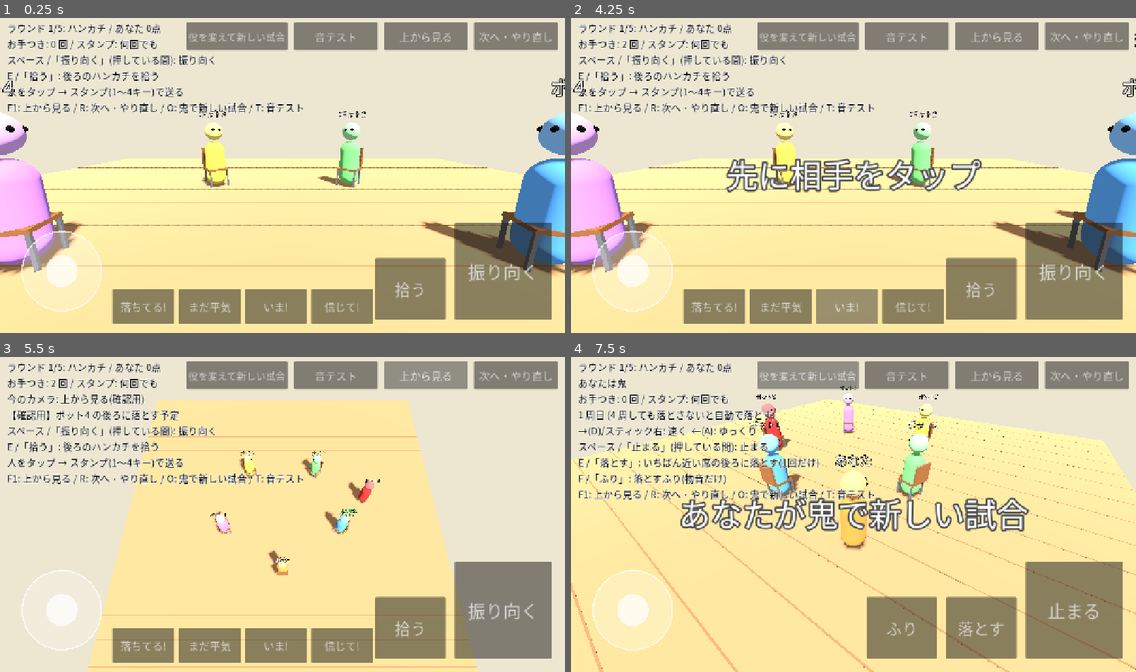
Above: before the commit, frames 1-4 (two rows, left to right).
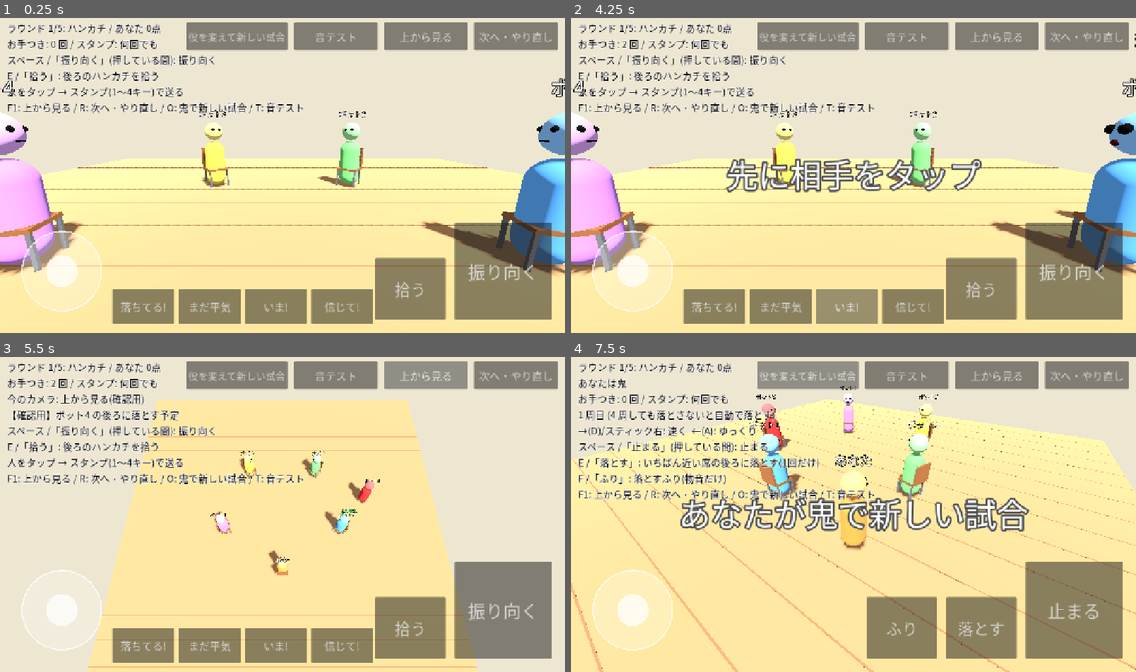
Above: after the commit, the same moments.

Repository: LisaYuumi/ushiro-micha-dame
Game: Godot game, scene res://scenes/main.tscn
The game is run twice, just before and just after one commit, with the same random seed, the same clock (stepped at 60 frames per second) and the same inputs.
Inputs:
- Up to frame 1 (0.25 s): no input
- Up to frame 2 (4.25 s): click "振り向く" at 0.5 s; click "拾う" at 1.25 s; click "落ちてる!" at 2 s; click "まだ平気" at 2.75 s; click "いま!" at 3.5 s
- Up to frame 3 (5.5 s): click "信じて!" at 4.25 s; click "上から見る" at 5 s
- Up to frame 4 (7.5 s): click "次へ・やり直し" at 5.75 s; click "音テスト" at 6.5 s; click "役を変えて新しい試合" at 7.25 s

The runs differ from the first frame. In frame 1, less than 0.1% of the frame differs, in the area x 2-98%, y 38-40%; in frame 2, 0.1%, in the area x 2-100%, y 33-68%; in frame 3, less than 0.1%; in frame 4, less than 0.1%.

Commit message:
Character expressions and exaggerated movement
- CharacterModel: dot eyes and line mouth with normal, surprised (looking
  back / stamp received), oops (お手つき, with sweat), panic (chasing or
  fleeing), win and lose faces
- Hop when turning around or picking up, lean forward and bob while
  running, slump after losing
- Expressions are derived from GameState in the view only

Co-Authored-By: Claude Opus 5.5 <noreply@anthropic.com>
Claude-Session: https://claude.ai/code/session_018gGhz8RHTqLMKymXrJnaB4

Diff:
--- /dev/null
+++ b/scripts/view/character_model.gd
@@ -0,0 +1,186 @@
+class_name CharacterModel
+extends Node3D
+## 仮のキャラクター: カプセルの体+球の頭+点の目と線の口。正面は -Z。
+## 表情(set_expression)と、大げさな動き(跳ねる・前のめり・しょんぼり)を見た目だけで出す。
+## 状態(GameState)は持たない。WorldView が毎フレーム表情を決めて渡す。
+
+const NORMAL := "normal"       # ふだん: 点の目・まっすぐな口
+const SURPRISED := "surprised" # 振り向いた/スタンプが届いた: 丸い大きな目・「o」の口
+const OOPS := "oops"           # お手つき: 汗・「へ」の口
+const PANIC := "panic"         # 追いかける/逃げる: 細い目・汗・「o」の口・前のめり
+const WIN := "win"             # 勝ち: にっこり(「^」の目・U の口)
+const LOSE := "lose"           # 負け: しょんぼり(下がった目・への字の口・うなだれる)
+
+const HEAD_Y := 1.42
+const FACE_Z := -0.205
+
+var _pivot: Node3D
+var _eyes: Array[MeshInstance3D] = []
+var _happy_eyes: Array[Node3D] = []
+var _mouth_flat: MeshInstance3D
+var _mouth_o: MeshInstance3D
+var _mouth_smile: Node3D
+var _mouth_frown: Node3D
+var _sweat: MeshInstance3D
+var _expression := ""
+var _hop := 0.0
+var _lean := 0.0
+var _slump := 0.0
+var _time := 0.0
+
+
+func build(color: Color, display_name: String, font: Font) -> void:
+	_pivot = Node3D.new()
+	add_child(_pivot)
+
+	var body_mesh := CapsuleMesh.new()
+	body_mesh.radius = 0.25
+	body_mesh.height = 1.15
+	var body := _mesh(body_mesh, color)
+	body.position = Vector3(0, 0.6, 0)
+	_pivot.add_child(body)
+
+	var head_mesh := SphereMesh.new()
+	head_mesh.radius = 0.22
+	head_mesh.height = 0.44
+	var head := _mesh(head_mesh, color.lightened(0.25))
+	head.position = Vector3(0, HEAD_Y, 0)
+	_pivot.add_child(head)
+
+	# 点の目
+	for x in [-0.08, 0.08]:
+		var eye_mesh := SphereMesh.new()
+		eye_mesh.radius = 0.03
+		eye_mesh.height = 0.06
+		var eye := _mesh(eye_mesh, Color.BLACK)
+		eye.position = Vector3(x, HEAD_Y + 0.04, FACE_Z + 0.005)
+		_pivot.add_child(eye)
+		_eyes.append(eye)
+		# にっこりの「^」の目
+		var happy := _bent_line(Vector3(x, HEAD_Y + 0.045, FACE_Z), 0.05, 0.4)
+		_pivot.add_child(happy)
+		_happy_eyes.append(happy)
+
+	# 口のいろいろ
+	_mouth_flat = _box(Vector3(0.1, 0.016, 0.01), Vector3(0, HEAD_Y - 0.08, FACE_Z))
+	_pivot.add_child(_mouth_flat)
+	var o_mesh := SphereMesh.new()
+	o_mesh.radius = 0.035
+	o_mesh.height = 0.07
+	_mouth_o = _mesh(o_mesh, Color(0.25, 0.05, 0.05))
+	_mouth_o.position = Vector3(0, HEAD_Y - 0.09, FACE_Z + 0.01)
+	_pivot.add_child(_mouth_o)
+	_mouth_smile = _bent_line(Vector3(0, HEAD_Y - 0.09, FACE_Z), 0.06, -0.5)
+	_pivot.add_child(_mouth_smile)
+	_mouth_frown = _bent_line(Vector3(0, HEAD_Y - 0.1, FACE_Z), 0.06, 0.5)
+	_pivot.add_child(_mouth_frown)
+
+	# 汗(水色のしずく)
+	var sweat_mesh := SphereMesh.new()
+	sweat_mesh.radius = 0.04
+	sweat_mesh.height = 0.11
+	_sweat = _mesh(sweat_mesh, Color(0.45, 0.75, 1.0))
+	_sweat.position = Vector3(0.2, HEAD_Y + 0.1, -0.08)
+	_pivot.add_child(_sweat)
+
+	var label := Label3D.new()
+	label.text = display_name
+	label.billboard = BaseMaterial3D.BILLBOARD_ENABLED
+	label.font_size = 48
+	label.pixel_size = 0.004
+	label.outline_size = 8
+	label.position = Vector3(0, 1.85, 0)
+	label.font = font
+	add_child(label)
+
+	set_expression(NORMAL)
+
+
+## 自分のカメラから隠すときなどに、すべての見た目のレイヤーをまとめて変える
+func set_layers(layer_bits: int) -> void:
+	_set_layers_rec(self, layer_bits)
+
+
+func set_expression(expr: String) -> void:
+	if expr == _expression:
+		return
+	_expression = expr
+	var happy := expr == WIN
+	for e in _eyes:
+		e.visible = not happy
+	for h in _happy_eyes:
+		h.visible = happy
+	_mouth_flat.visible = expr == NORMAL
+	_mouth_o.visible = expr == SURPRISED or expr == PANIC
+	_mouth_smile.visible = expr == WIN
+	_mouth_frown.visible = expr == OOPS or expr == LOSE
+	_sweat.visible = expr == OOPS or expr == PANIC
+	var eye_scale := Vector3.ONE
+	match expr:
+		SURPRISED:
+			eye_scale = Vector3(1.7, 1.7, 1.7)
+		PANIC:
+			eye_scale = Vector3(1.3, 0.45, 1.0)
+		LOSE:
+			eye_scale = Vector3(1.2, 0.5, 1.0)
+	for e in _eyes:
+		e.scale = eye_scale
+
+
+## 振り向いたときなどに、ピョンと跳ねる
+func hop() -> void:
+	_hop = 1.0
+
+
+## 毎フレームの動き。running: 走っている(前のめり)
+func animate(delta: float, running: bool) -> void:
+	_time += delta
+	_hop = maxf(_hop - delta * 4.0, 0.0)
+	_lean = move_toward(_lean, 1.0 if running else 0.0, delta * 5.0)
+	_slump = move_toward(_slump, 1.0 if _expression == LOSE else 0.0, delta * 3.0)
+	var hop_y := sin(_hop * PI) * 0.18
+	# 走るときは前(-Z)に傾けて小刻みに揺らす。負けたらうなだれる
+	var bob := sin(_time * 18.0) * 0.04 * _lean
+	_pivot.position = Vector3(0, hop_y + bob, 0)
+	_pivot.rotation.x = -0.35 * _lean - 0.25 * _slump
+	_pivot.scale = Vector3(1.0, 1.0 - 0.08 * _slump, 1.0)
+	# 汗はぷるぷる揺れる
+	if _sweat.visible:
+		_sweat.position.y = HEAD_Y + 0.1 + sin(_time * 10.0) * 0.015
+
+
+# --- 部品づくり ---
+
+## 「^」や「U」のような折れ線(2本の棒)。bend > 0 で山形、< 0 で谷形
+func _bent_line(center: Vector3, width: float, bend: float) -> Node3D:
+	var n := Node3D.new()
+	n.position = center
+	for side in [-1.0, 1.0]:
+		var bar := _box(Vector3(width * 0.6, 0.016, 0.01), Vector3(side * width * 0.27, 0, 0))
+		bar.rotation.z = -side * bend
+		n.add_child(bar)
+	return n
+
+
+func _box(size: Vector3, pos: Vector3) -> MeshInstance3D:
+	var m := BoxMesh.new()
+	m.size = size
+	var mi := _mesh(m, Color.BLACK)
+	mi.position = pos
+	return mi
+
+
+func _mesh(mesh: Mesh, color: Color) -> MeshInstance3D:
+	var mi := MeshInstance3D.new()
+	mi.mesh = mesh
+	var mat := StandardMaterial3D.new()
+	mat.albedo_color = color
+	mi.material_override = mat
+	return mi
+
+
+func _set_layers_rec(node: Node, bits: int) -> void:
+	for c in node.get_children():
+		if c is VisualInstance3D:
+			c.layers = bits
+		_set_layers_rec(c, bits)
--- a/scripts/view/world_view.gd
+++ b/scripts/view/world_view.gd
@@ -31,6 +31,11 @@
 var _oni_walked := 0.0
 ## 振り向きの度合い(0=前、1=後ろ)。見た目をなめらかにするためだけの値
 var _turn := {} # id -> float
+## 表情のための時計と、表情を出しておく期限(id -> 時刻)
+var _clock := 0.0
+var _oops_until := {}
+var _surprise_until := {}
+var _was_looking := {}
 
 
 func build(state: GameState) -> void:
@@ -38,6 +43,9 @@
 		c.queue_free()
 	_actor_nodes.clear()
 	_turn.clear()
+	_oops_until.clear()
+	_surprise_until.clear()
+	_was_looking.clear()
 	_stamp_labels.clear()
 
 	_build_environment()
@@ -66,8 +74,10 @@
 			node.position = a.position
 			# 振り向いた姿は全員に見える(体ごと大げさに後ろを向く)
 			node.rotation.y = a.yaw + PI * t
+			_update_expression(state, a, node as CharacterModel, delta)
 	_update_seat_camera(state, delta)
 	_update_stamp_labels(state)
+	_clock += delta
 
 	var holder := state.get_actor(state.chaser_id)
 	if holder:
@@ -80,9 +90,44 @@
 	_update_footsteps(state)
 
 
+## 表情と動きを、状態から決める(見た目だけ。状態は変えない)
+func _update_expression(state: GameState, a: GameState.Actor, model: CharacterModel, delta: float) -> void:
+	if model == null:
+		return
+	var running := a.role == GameState.Role.CHASER \
+			or (a.role == GameState.Role.ONI and state.phase == GameState.Phase.CHASE)
+	var expr := CharacterModel.NORMAL
+	if state.phase == GameState.Phase.RESULT and not state.result.is_empty():
+		if state.result["winner"] == a.id:
+			expr = CharacterModel.WIN
+		elif state.result["loser"] == a.id:
+			expr = CharacterModel.LOSE
+	elif running:
+		expr = CharacterModel.PANIC
+	elif _oops_until.get(a.id, -1.0) > _clock:
+		expr = CharacterModel.OOPS
+	elif a.looking_back or _surprise_until.get(a.id, -1.0) > _clock:
+		expr = CharacterModel.SURPRISED
+	model.set_expression(expr)
+	# 振り向いた瞬間にピョンと跳ねる
+	if a.looking_back and not _was_looking.get(a.id, false):
+		model.hop()
+	_was_looking[a.id] = a.looking_back
+	model.animate(delta, running and state.phase == GameState.Phase.CHASE)
+
+
 ## GameState からのお知らせに合わせて音などを出す。
 func on_event(e: Dictionary) -> void:
 	match e.get("type"):
+		"otetsuki":
+			_oops_until[e["actor"]] = _clock + 1.5
+		"stamp":
+			# スタンプが届いた人は、びっくり顔になる
+			_surprise_until[e["target"]] = _clock + 1.0
+		"picked_up":
+			var m := _actor_nodes.get(e["actor"]) as CharacterModel
+			if m:
+				m.hop()
 		"dropped", "rustle":
 			# 本物もニセの物音も、まったく同じ音。重い物ほど大きく、低く、遠くまで聞こえる
 			var w: float = e.get("weight", 0.0)
@@ -180,49 +225,15 @@
 	add_child(chair)
 
 
-## 仮のキャラクター: カプセルの体+球の頭+点の目。正面は -Z。
+## 仮のキャラクター(体・顔・表情は CharacterModel)
 func _build_character(a: GameState.Actor, is_self: bool) -> Node3D:
-	var root := Node3D.new()
-	root.name = "Actor%d" % a.id
-
-	var body_mesh := CapsuleMesh.new()
-	body_mesh.radius = 0.25
-	body_mesh.height = 1.15
-	var body := _mesh(body_mesh, a.color)
-	body.position = Vector3(0, 0.6, 0)
-	root.add_child(body)
-
-	var head_mesh := SphereMesh.new()
-	head_mesh.radius = 0.22
-	head_mesh.height = 0.44
-	var head := _mesh(head_mesh, a.color.lightened(0.25))
-	head.position = Vector3(0, 1.42, 0)
-	root.add_child(head)
-
-	for x in [-0.08, 0.08]:
-		var eye_mesh := SphereMesh.new()
-		eye_mesh.radius = 0.03
-		eye_mesh.height = 0.06
-		var eye := _mesh(eye_mesh, Color.BLACK)
-		eye.position = Vector3(x, 1.46, -0.2)
-		root.add_child(eye)
-
-	var label := Label3D.new()
-	label.text = a.display_name
-	label.billboard = BaseMaterial3D.BILLBOARD_ENABLED
-	label.font_size = 48
-	label.pixel_size = 0.004
-	label.outline_size = 8
-	label.position = Vector3(0, 1.85, 0)
-	label.font = HudFont.get_font()
-	root.add_child(label)
-
+	var model := CharacterModel.new()
+	model.name = "Actor%d" % a.id
+	model.build(a.color, a.display_name, HudFont.get_font())
 	if is_self:
-		# 自分の体は自分の席カメラには映さない
-		for c in root.get_children():
-			if c is VisualInstance3D:
-				c.layers = 1 << (SELF_LAYER - 1)
-	return root
+		# 自分の体は、座っているときの自分のカメラには映さない
+		model.set_layers(1 << (SELF_LAYER - 1))
+	return model
 
 
 ## 頭の上のスタンプ表示と、送る相手の目印
